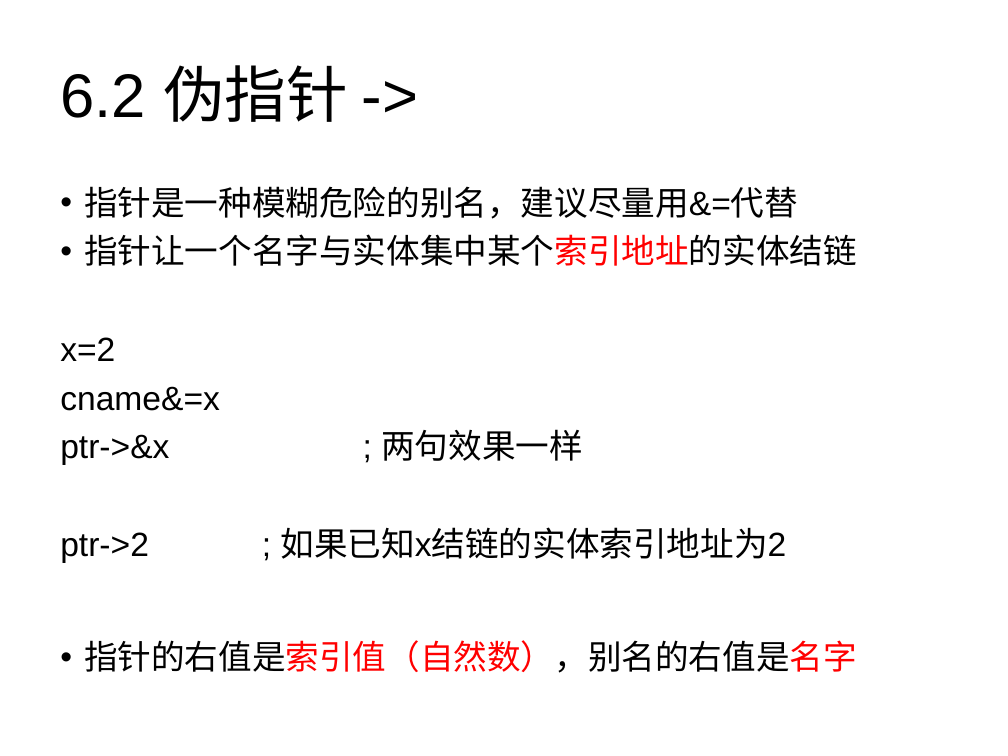
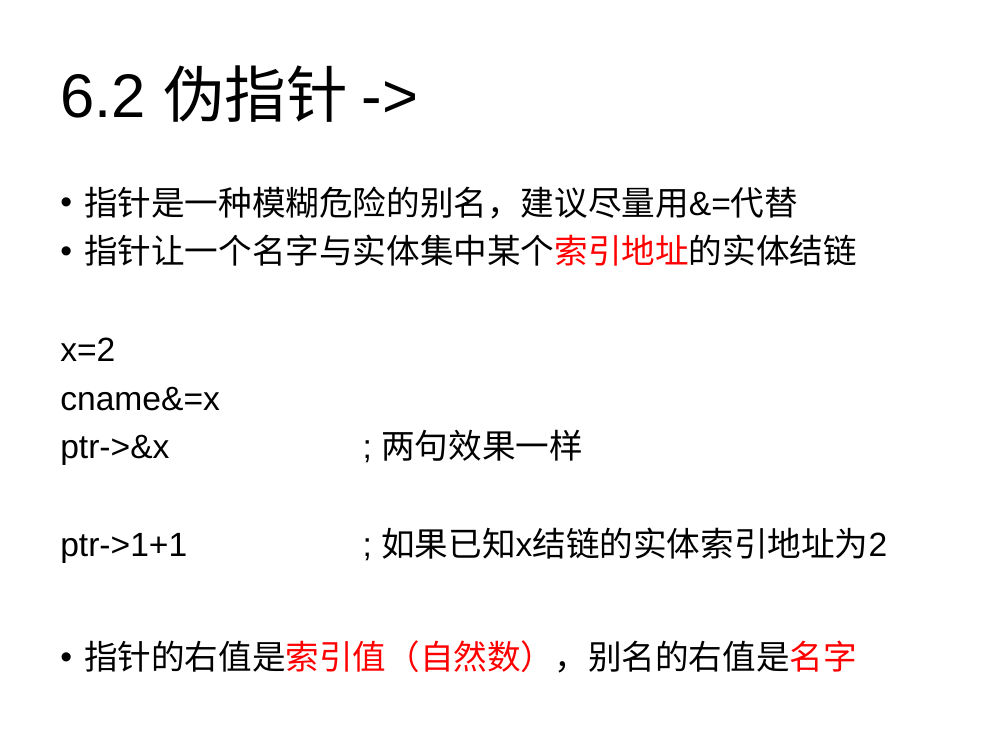
Before and after one commit to Kahsolt/Istah, a slide deck: slide 33 of doc/Istah语法书.ppt. Drawn at 1008x756 pixels with LibreOffice and Linux fonts; fonts in the diff are those of the drawing. Boxes give left, top, right and bottom in pixels: in the first picture for what was removed or moved away, otherwise in the second. Text is boxed around its words. In the diff, an @@ line names an element or a change of style, - is before the commit and + after.

```diff
--- a/doc/Istah语法书.ppt
+++ b/doc/Istah语法书.ppt
@@ text at bbox=[60, 527, 887, 563]: text changed @@
-ptr->2 ; 如果已知x结链的实体索引地址为2
+ptr->1+1 ; 如果已知x结链的实体索引地址为2
```
Also in this commit, not shown: 7 other slides changed, 2 slides added, 1 slide removed, 48 other files.
